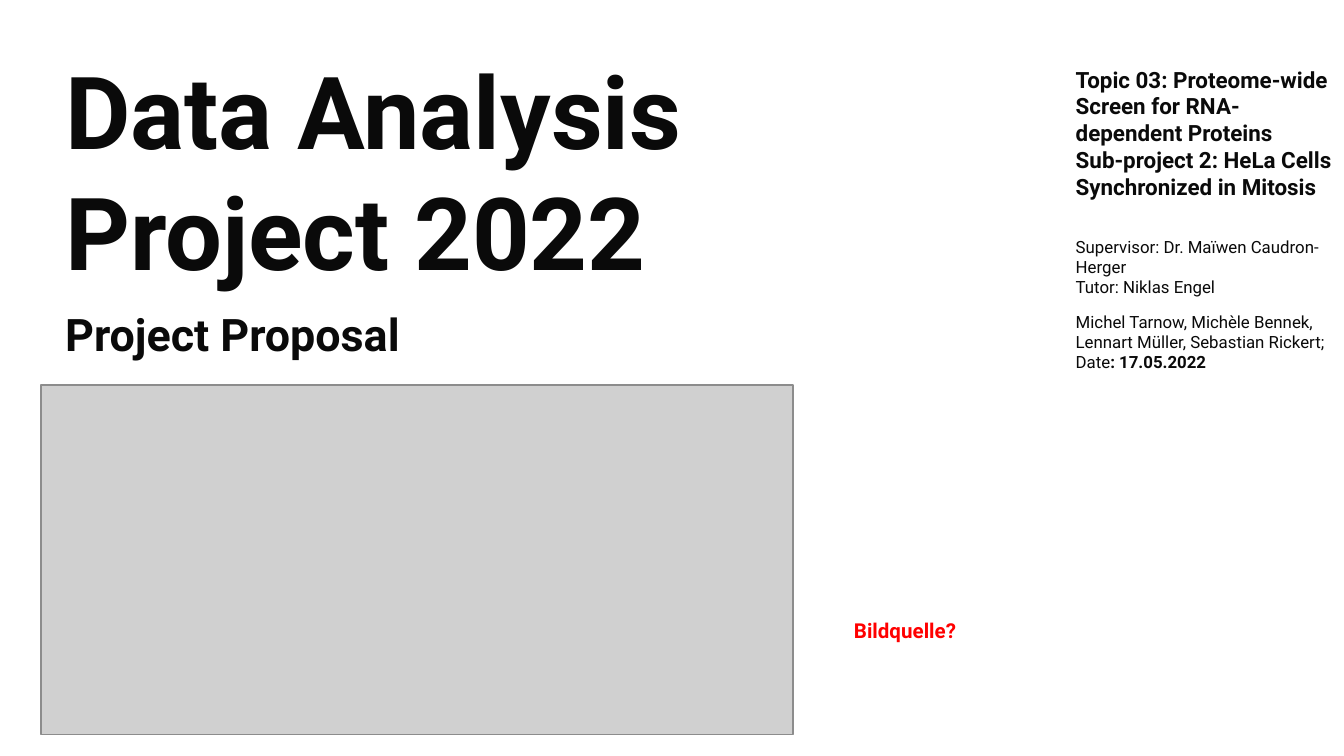
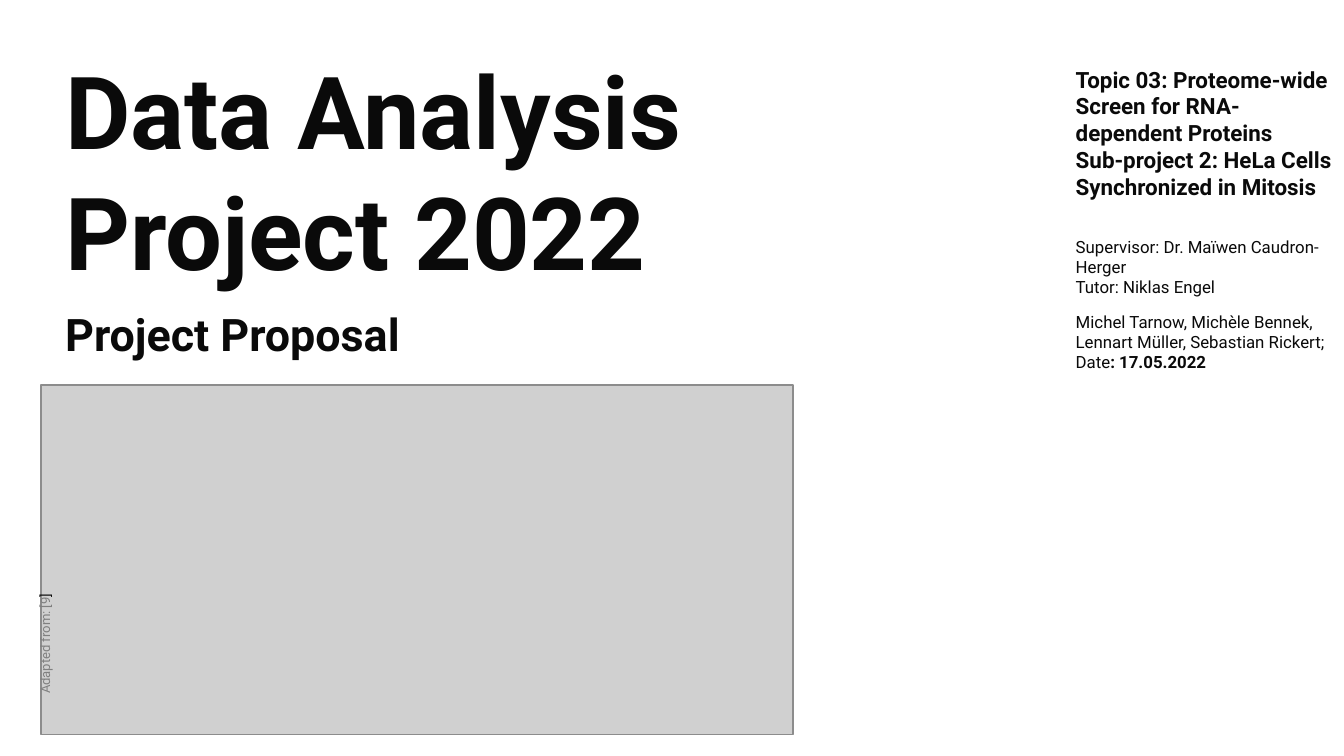
Before and after one commit to datascience-mobi-2022/2022-topic-03-team-02, a slide deck: slide 1 of projectproposal/PP.pptx. Drawn at 1344x756 pixels with LibreOffice and Linux fonts; fonts in the diff are those of the drawing; grey boxes stand for pictures. Boxes give left, top, right and bottom in pixels: in the first picture for what was removed or moved away, otherwise in the second. Text is boxed around its words. In the diff, an @@ line names an element or a change of style, - is before the commit and + after.

```diff
--- a/projectproposal/PP.pptx
+++ b/projectproposal/PP.pptx
@@ text added at (x1=36, y1=595, x2=53, y2=693), 7 pt, text #808080 @@
+Adapted from: [9]
@@ text removed at (x1=854, y1=622, x2=956, y2=643) @@
-Bildquelle?
```
Also in this commit, not shown: 3 other slides changed.
